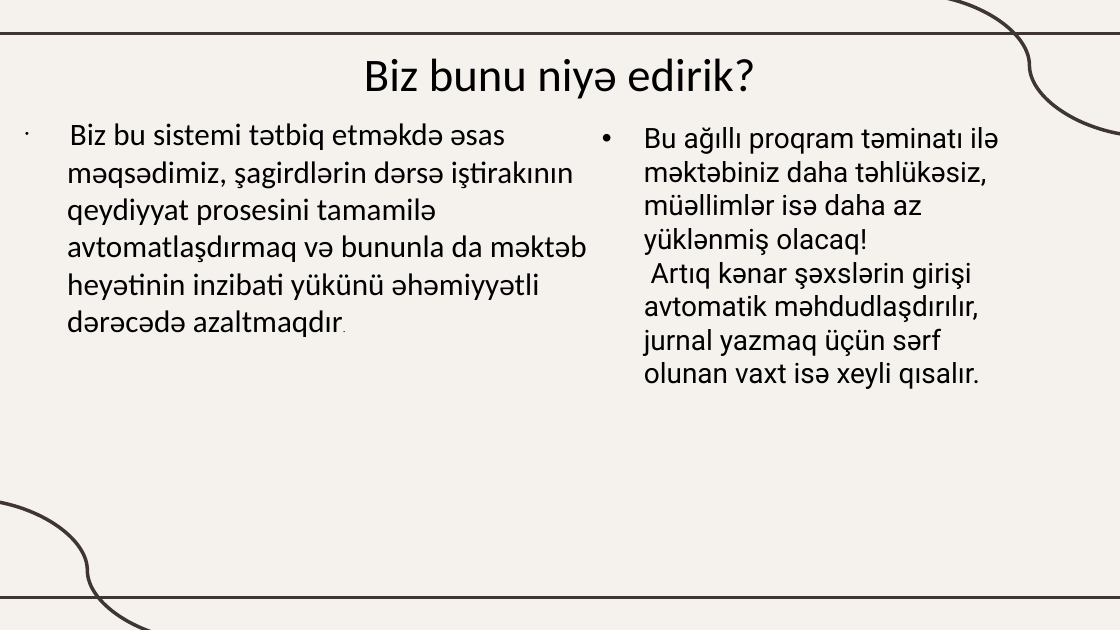
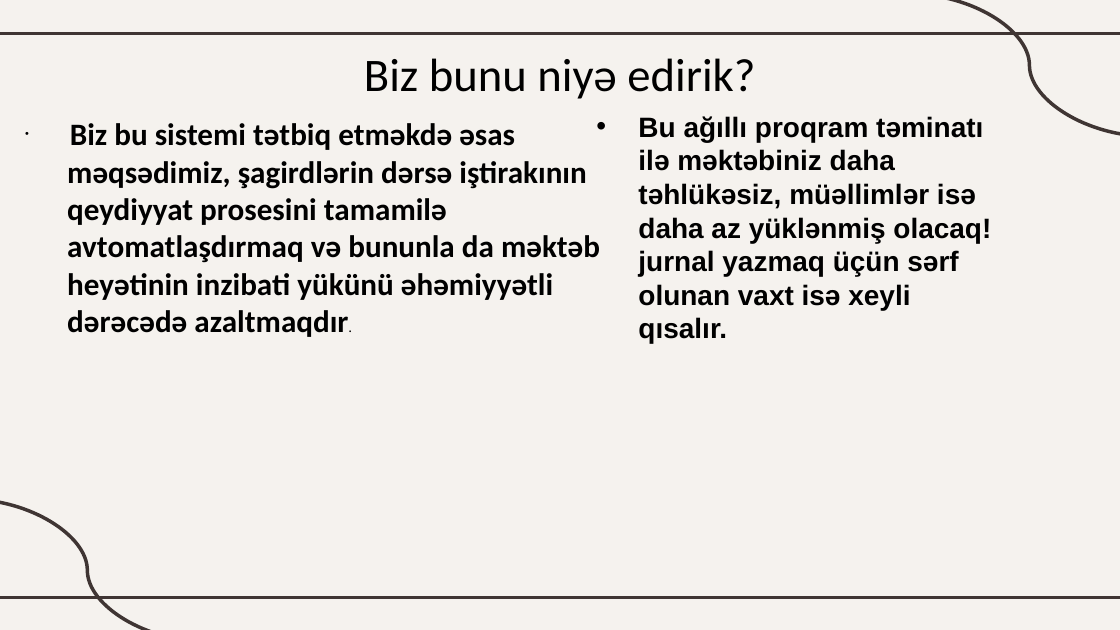
Before and after one commit to DarkinLordz/SmartAttendance, a slide deck: slide 3 of docs/SmartAttendance.pptx. Drawn at 1120x630 pixels with LibreOffice and Linux fonts; fonts in the diff are those of the drawing. Boxes give left, top, right and bottom in pixels: in the first picture for what was removed or moved away, otherwise in the second. Text is boxed around its words. In the diff, an @@ line names an element or a change of style, - is before the commit and + after.

Commit message:
Updated presentation

```diff
--- a/docs/SmartAttendance.pptx
+++ b/docs/SmartAttendance.pptx
@@ subtitle "Biz bu sistemi tətbiq etməkdə ..." at (67,123,600,337): bold on @@
@@ text at (638,116,991,343): text changed; font Roboto to Arial; text colour none to #000000; bold on @@
-• Bu ağıllı proqram təminatı ilə məktəbiniz daha təhlükəsiz, müəllimlər isə daha az yüklənmiş olacaq!
-  Artıq kənar şəxslərin girişi avtomatik məhdudlaşdırılır, jurnal yazmaq üçün sərf olunan vaxt isə xeyli qısalır.
+• Bu ağıllı proqram təminatı ilə məktəbiniz daha təhlükəsiz, müəllimlər isə daha az yüklənmiş olacaq! jurnal yazmaq üçün sərf olunan vaxt isə xeyli qısalır.
```
Also in this commit, not shown: 3 other slides changed, 1 slide added, 1 slide removed.
